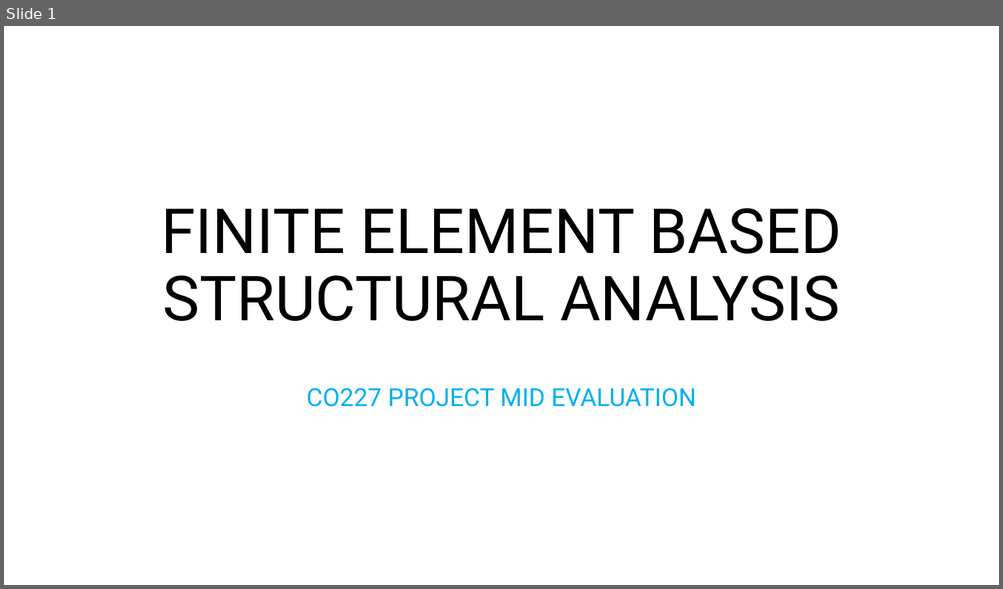
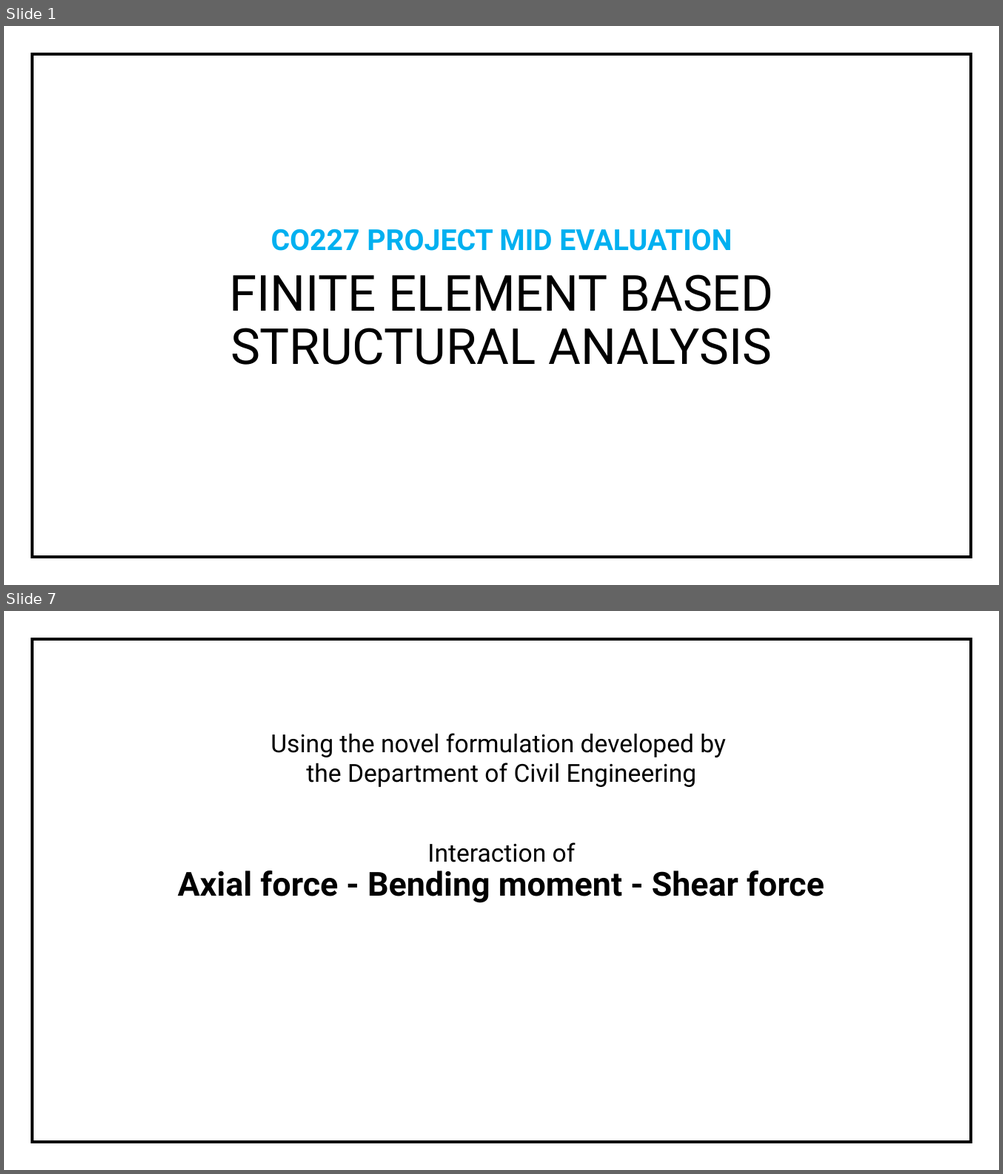
Before and after one commit to imsuneth/FEM, a slide deck: Documentations/Mid evaluation presentation/FINITE ELEMENT BASED STRUCTURAL ANALYSIS.pptx. Shown one above the other, each under a label of ours: slide 1 before the commit, slides 1 and 7 after it; the slides between them are not shown. The pictures are 1003x589 and 1003x1174 pixels, drawn with LibreOffice and Linux fonts; fonts in the diff are those of the drawing. Boxes give left, top, right and bottom in pixels: in the first picture for what was removed or moved away, otherwise in the second. Text is boxed around its words. In the diff, an @@ line names an element or a change of style, - is before the commit and + after.

```diff
--- a/Documentations/Mid evaluation presentation/FINITE ELEMENT BASED STRUCTURAL ANALYSIS.pptx
+++ b/Documentations/Mid evaluation presentation/FINITE ELEMENT BASED STRUCTURAL ANALYSIS.pptx
@@ slide 7 added at [4,611,999,1170], background #FFFFFF @@
@@ rectangle added at [32,639,971,1143], outline #000000 3 pt @@
@@ text added at [270,733,726,787], 24 pt, text #000000 @@
+Using the novel formulation developed by
+the Department of Civil Engineering
@@ text added at [178,843,824,903], 32 pt, text #000000, bold @@
+Interaction of
+Axial force - Bending moment - Shear force
@@ slide 1 changed as well @@
@@ rectangle added at [32,54,971,558], outline #000000 3 pt @@
@@ text "CO227 PROJECT MID EVALUATION": place and size @@
-text "CO227 PROJECT MID EVALUATION" at [307,388,696,407]
+text "CO227 PROJECT MID EVALUATION" at [271,229,731,251]
@@ text "CO227 PROJECT MID EVALUATION" at [271,229,731,251]: size 24 to 28 pt, bold on @@
@@ text at [229,275,773,365]: text changed; size 60 to 48 pt @@
-FINITE ELEMENT BASED STRUCTURAL ANALYSIS
+FINITE ELEMENT BASED
+STRUCTURAL ANALYSIS
```
Also in this commit, not shown: 14 other slides added, 1 slide removed, 11 other files.
